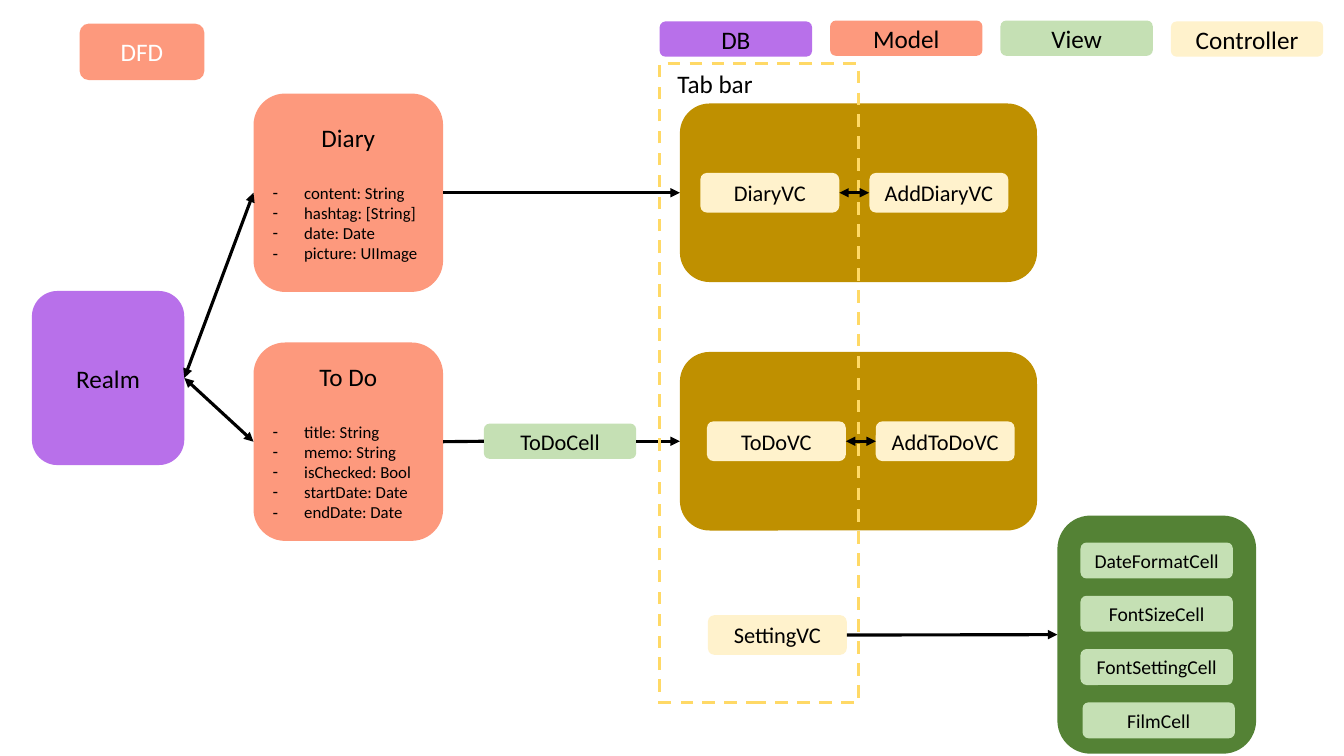
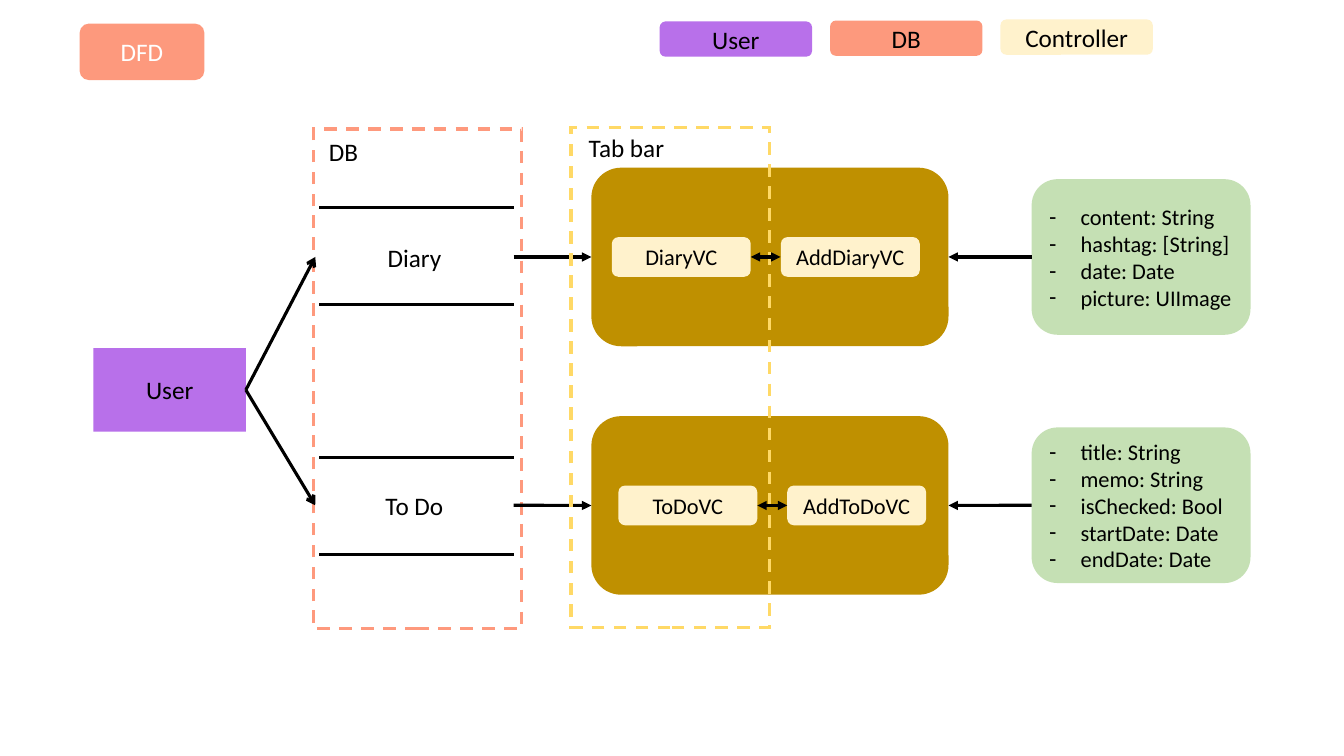
Before and after one commit to chaeHaram/University, a slide deck: slide 2 of 4-1/소프트웨어 종합설계/10주차/졸업작품 DFD : ERD.pptx. Drawn at 1344x756 pixels with LibreOffice and Linux fonts; fonts in the diff are those of the drawing. Boxes give left, top, right and bottom in pixels: in the first picture for what was removed or moved away, otherwise in the second. Text is boxed around its words. In the diff, an @@ line names an element or a change of style, - is before the commit and + after.

```diff
--- a/4-1/소프트웨어 종합설계/10주차/졸업작품 DFD : ERD.pptx
+++ b/4-1/소프트웨어 종합설계/10주차/졸업작품 DFD : ERD.pptx
@@ rounded rectangle added at bbox=[659, 21, 812, 56], fill #B870EA, 18 pt, text #000000 @@
+User
@@ rounded rectangle "DB": place and size @@
-rounded rectangle "DB" at bbox=[659, 21, 812, 56]
+rounded rectangle "DB" at bbox=[831, 20, 983, 55]
@@ rounded rectangle "DB" at bbox=[831, 20, 983, 55]: fill #B870EA to #FD997D @@
@@ rounded rectangle removed at bbox=[831, 20, 983, 55] @@
-Model
@@ rounded rectangle "Controller": place and size @@
-rounded rectangle "Controller" at bbox=[1172, 21, 1324, 56]
+rounded rectangle "Controller" at bbox=[1001, 19, 1153, 54]
@@ rounded rectangle removed at bbox=[1001, 20, 1153, 55] @@
-View
@@ text in rounded rectangle at bbox=[321, 129, 375, 151]: paragraph removed @@
-Diary
@@ group added at bbox=[94, 129, 1031, 629]: 3 rectangles, 2 texts, 2 arrows, 2 lines @@
+User
+To Do
+Diary
+DB
@@ rectangle: place and size @@
-rectangle at bbox=[659, 64, 858, 703]
+rectangle at bbox=[571, 128, 769, 628]
@@ rounded rectangle "content: String": place and size @@
-rounded rectangle "content: String" at bbox=[254, 94, 444, 292]
+rounded rectangle "content: String" at bbox=[1031, 179, 1250, 335]
@@ rounded rectangle "content: String" at bbox=[1031, 179, 1250, 335]: size 12 to 16 pt; fill #FD997D to #C5E0B4 @@
@@ arrow moved from (847, 635) - (1058, 635) to (320, 208) - (514, 208) @@
@@ arrow (320, 208) - (514, 208): arrow to line @@
@@ double arrow moved from (185, 378) - (254, 193) to (246, 390) - (316, 257) @@
@@ double arrow (246, 390) - (316, 257): double arrow to arrow @@
@@ arrow moved from (444, 193) - (681, 193) to (514, 257) - (592, 257) @@
@@ 6 rounded rectangles, 2 double arrows, 1 text: place and size @@
-6 rounded rectangles, 2 double arrows, 1 text at bbox=[677, 75, 1037, 530]
+6 rounded rectangles, 2 double arrows, 1 text at bbox=[589, 139, 949, 595]
@@ rounded rectangle removed at bbox=[32, 291, 185, 466] @@
-Realm
@@ text in rounded rectangle at bbox=[319, 369, 377, 386]: paragraph removed @@
-To Do
@@ double arrow moved from (185, 378) - (254, 442) to (246, 390) - (316, 505) @@
@@ double arrow (246, 390) - (316, 505): double arrow to arrow @@
@@ rounded rectangle removed at bbox=[484, 423, 636, 459] @@
-ToDoCell
@@ rounded rectangle "title: String" at bbox=[1031, 427, 1250, 583]: size 12 to 16 pt; fill #FD997D to #C5E0B4 @@
@@ rounded rectangle "title: String": place and size @@
-rounded rectangle "title: String" at bbox=[254, 343, 444, 541]
+rounded rectangle "title: String" at bbox=[1031, 427, 1250, 583]
@@ line moved from (444, 442) - (484, 442) to (320, 458) - (514, 458) @@
@@ arrow moved from (636, 442) - (681, 442) to (514, 505) - (592, 505) @@
@@ rounded rectangle removed at bbox=[1058, 516, 1256, 754] @@
@@ rounded rectangle removed at bbox=[1081, 542, 1233, 579] @@
-DateFormatCell
@@ rounded rectangle removed at bbox=[1081, 596, 1233, 632] @@
-FontSizeCell
@@ rounded rectangle removed at bbox=[708, 615, 847, 654] @@
-SettingVC
@@ rounded rectangle removed at bbox=[1081, 649, 1233, 686] @@
-FontSettingCell
@@ rounded rectangle removed at bbox=[1083, 703, 1235, 739] @@
-FilmCell
```
Also in this commit, not shown: 1 other slide changed, 3 other files.
